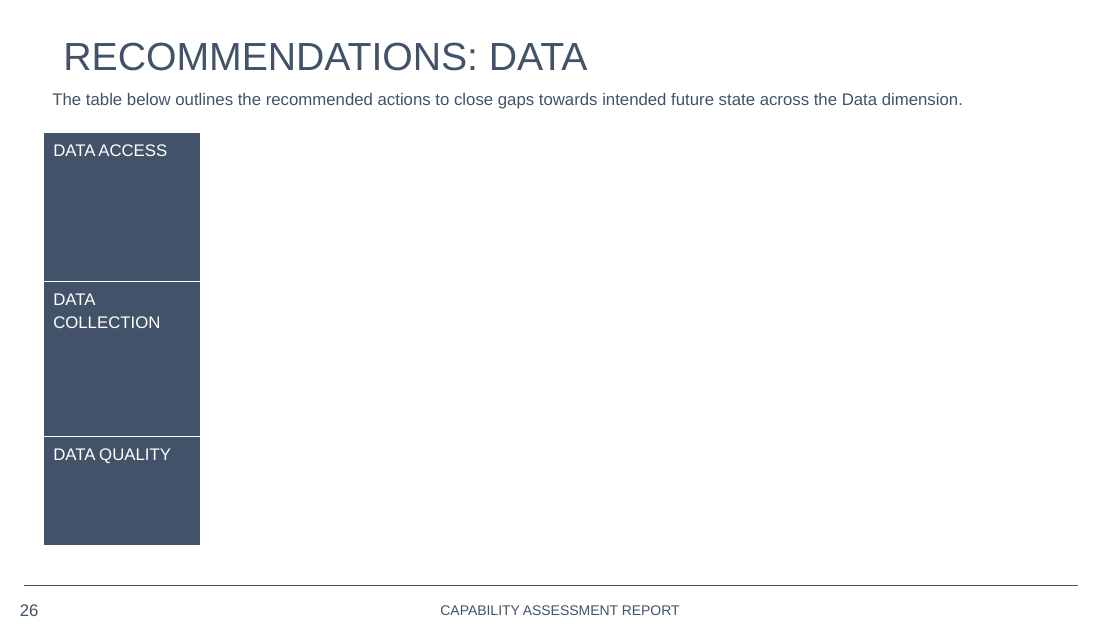
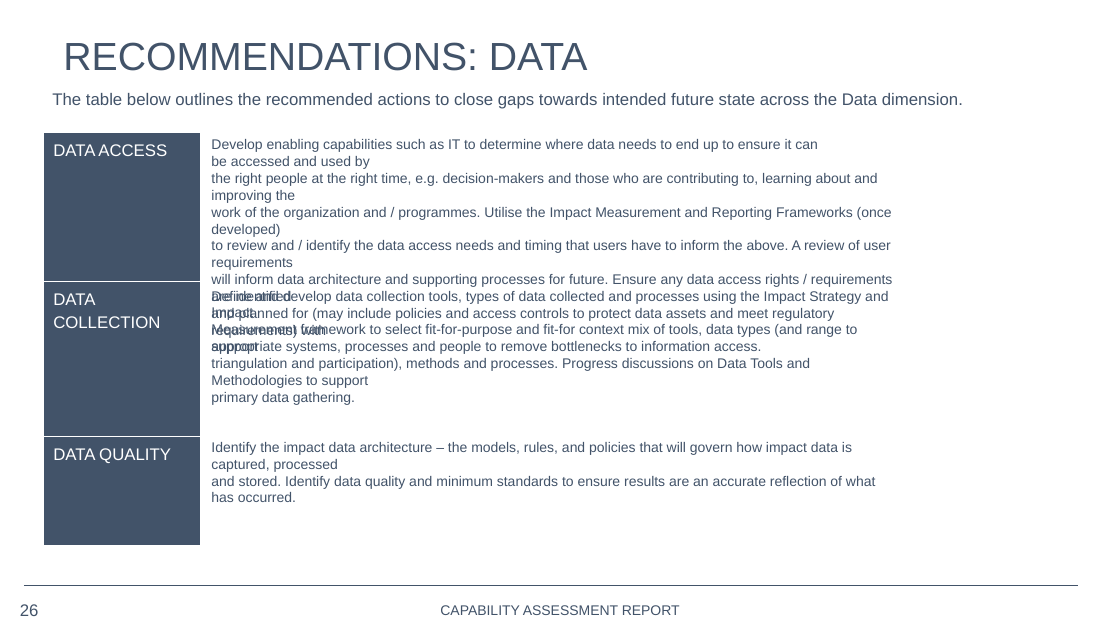
Before and after one commit to opus-meum/power-automate, a slide deck: slide 26 of Capability Assessment Report.pptx. Drawn at 1120x630 pixels with LibreOffice and Linux fonts; fonts in the diff are those of the drawing; background and template pictures are left out. Boxes give left, top, right and bottom in pixels: in the first picture for what was removed or moved away, otherwise in the second. Text is boxed around its words. In the diff, an @@ line names an element or a change of style, - is before the commit and + after.

```diff
--- a/Capability Assessment Report.pptx
+++ b/Capability Assessment Report.pptx
@@ text added at (x1=211, y1=139, x2=893, y2=354), 10 pt, text #425369 @@
+Develop enabling capabilities such as IT to determine where data needs to end up to ensure it can be accessed and used by
+the right people at the right time, e.g. decision-makers and those who are contributing to, learning about and improving the
+work of the organization and / programmes. Utilise the Impact Measurement and Reporting Frameworks (once developed)
+to review and / identify the data access needs and timing that users have to inform the above. A review of user requirements
+will inform data architecture and supporting processes for future. Ensure any data access rights / requirements are identified
+and planned for (may include policies and access controls to protect data assets and meet regulatory requirements) with
+appropriate systems, processes and people to remove bottlenecks to information access.
@@ text added at (x1=211, y1=289, x2=888, y2=388), 10 pt, text #425369 @@
+Define and develop data collection tools, types of data collected and processes using the Impact Strategy and Impact
+Measurement framework to select fit-for-purpose and fit-for context mix of tools, data types (and range to support
+triangulation and participation), methods and processes. Progress discussions on Data Tools and Methodologies to support
+primary data gathering.
@@ text added at (x1=211, y1=442, x2=875, y2=502), 10 pt, text #425369 @@
+Identify the impact data architecture – the models, rules, and policies that will govern how impact data is captured, processed
+and stored. Identify data quality and minimum standards to ensure results are an accurate reflection of what has occurred.
```
Also in this commit, not shown: 10 other slides changed, 1 slide added, 1 slide removed, 1 other file.
